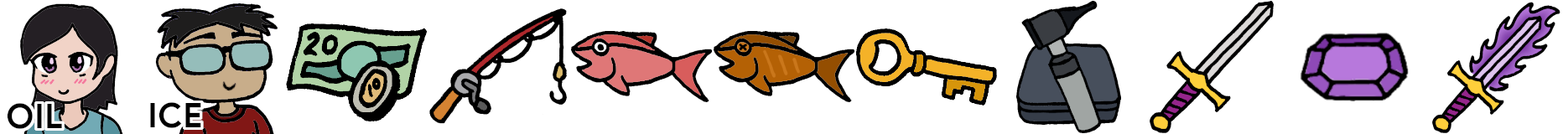
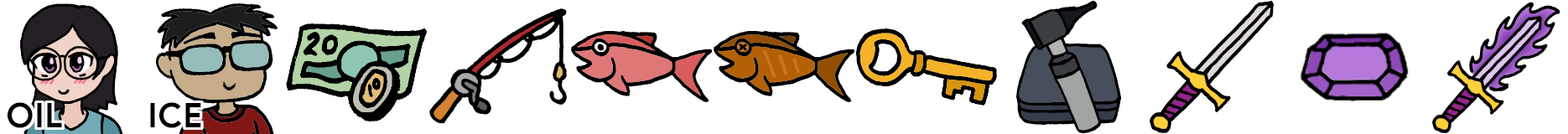
Comparing the layer stacks of the two 1568 x 134 images. Changes:
added layer "Pasted Layer" above "Pasted Layer #1" over [6, 3, 124, 134]
